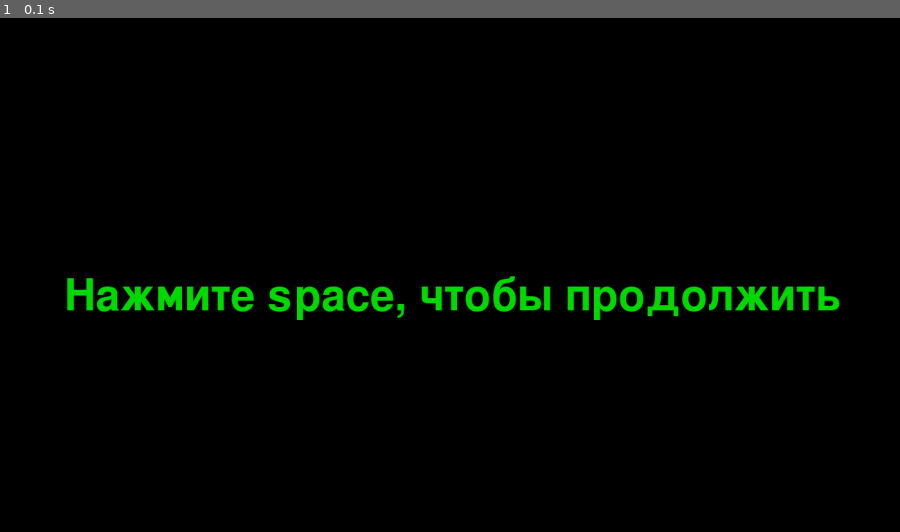
Above: before the commit, frame 1.
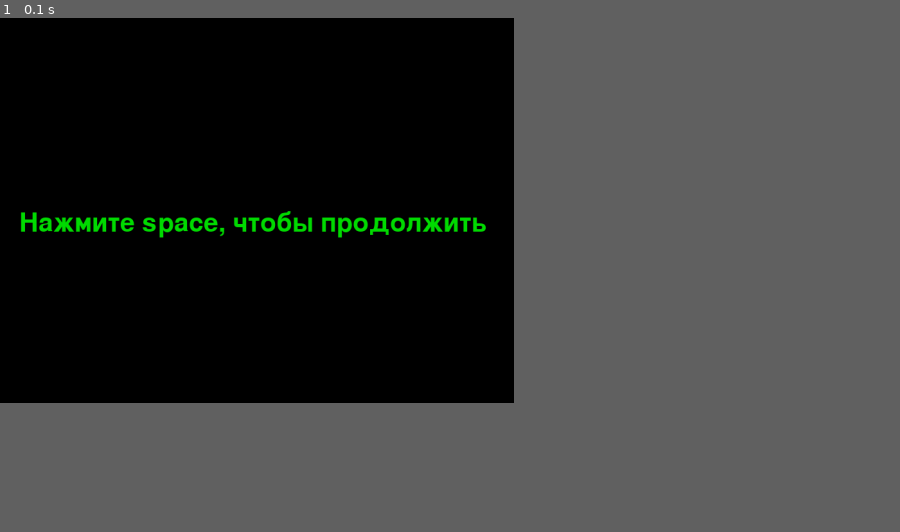
Above: after the commit, the same moment.

Repository: night0hunter/heroes_of_might_and_magic_pygame
Game: pygame game, started from menu.py
Two runs of this game, one before a commit and one after it. Both use one fixed random seed, a clock stepped at 60 frames per second and the inputs below.
Inputs:
- Up to frame 1 (0.1 s): no input
In our replay, the window is 900x514 before the commit and 514x385 after it. These sizes can differ from the game's own. Grey fills any space a smaller window leaves; there, only what the larger window draws over its background counts as a difference.

The runs differ from the first frame. In frame 1, 3.4% of the frame differs, in the area x 2-94%, y 37-59%.

Commit message:
function move_option added

Diff:
--- a/board.py
+++ b/board.py
@@ -1,6 +1,10 @@
 import pygame
+import sqlite3
+import math
 
 
+con = sqlite3.connect("units.db")
+cur = con.cursor()
 pygame.init()
 
 class Board:
@@ -16,33 +20,75 @@
             for j in range(8):
                 b.append(0)
             self.list_per.append(b)
+        # значения по умолчанию
         self.size_k = 50
         self.top = 50
         self.left = 50
 
+    # функция настройки
     def setting(self, left, top, size):
         self.left = left
         self.top = top
         self.size_k = size
 
+    # функция рисования поля
     def draw(self, color):
         for i in range(self.num):
             for j in range(self.num):
                 pygame.draw.rect(screen, pygame.Color(str(color)),
                                 (self.left + self.size_k * j, self.top + self.size_k * i,
                                  self.size_k, self.size_k), 1)
-    def move_option(self, coord_x, coord_y):
+
+    # функия получения координат клетки по типу [x, y] пример (0, 3)
+    def get_coords(self, coord_x, coord_y):
         x, y = coord_x, coord_y
         x -= self.left
         y -= self.top
         x = x // self.size_k
         y = y // self.size_k
-        return (x, y)
+        return [x, y]
+
+    def move_option(self, coord_x, coord_y, person):
+        result = cur.execute(f"""SELECT * FROM unit_stats""").fetchall()
+        result += 1
+        x, y = coord_x, coord_y
+        x -= self.left
+        y -= self.top
+        x = x // self.size_k
+        y = y // self.size_k
+        self.list_move = []
+        #обновление при каждом вызове, создание массива с координатами клеткок
+        for i in range(self.num):
+            b = []
+            for j in range(self.num):
+                b.append([i, j])
+            self.list_move.append(b)
+        #перестройка массива с координат на True or False, где True = может дойти, а False = не может
+        for i in range(self.num):
+            for j in range(self.num):
+                self.list_move[i][j] = True
+                if x >= j:
+                    if y >= i and result <= x - j + y - i:
+                        self.list_move[i][j] = False
+                    elif y < i and result <= x - j + i - y:
+                        self.list_move[i][j] = False
+                else:
+                    if y >= i and result <= j - x + y - i:
+                        self.list_move[i][j] = False
+                    elif y < i and result <= j - x + i - y:
+                        self.list_move[i][j] = False
+        return self.list_move
+
     def in_board(self, coord_x, coord_y):
         if self.left <= coord_x <= self.left + self.size_k * self.num:
             if self.top <= coord_y <= self.top + self.size_k * self.num:
                 return True
         return False
+
+    def p_list_per(self):
+        for i in self.list_per:
+            print(i)
+        print('')
 
 size = 800, 600
 screen = pygame.display.set_mode(size)
@@ -50,19 +96,23 @@
 a = Board(size[0], size[1], 8)
 a.setting(10, 10, 50)
 a.draw("white")
+person = "Крестьянин"
 running = True
 while running:
     for event in pygame.event.get():
         if event.type == pygame.QUIT:
             running = False
-        if event.type == pygame.KEYDOWN:
-            if pygame.key.key_code("space") == pygame.K_SPACE:
-                print("hello")
+        if event.type == pygame.KEYDOWN and event.key == pygame.K_SPACE:
+            a.p_list_per()
         if event.type == pygame.MOUSEBUTTONDOWN:
             if a.in_board(event.pos[0], event.pos[1]):
-                pass
+                #get_click(event.pos[0], event.pos[1])
+                for i in a.move_option(event.pos[0], event.pos[1], person):
+                    print(i)
+                print(' ')
 
 
     pygame.display.flip()
 
 pygame.quit()
+con.close()
--- a/menu.py
+++ b/menu.py
@@ -3,12 +3,12 @@
 
 if __name__ == '__main__':
     pygame.init()
-    size = width, height = 1400, 800
+    size = width, height = 800, 600
     screen = pygame.display.set_mode(size)
     running = True
-    font = pygame.font.Font(None, 100)
-    text_x = 100
-    text_y = 400
+    font = pygame.font.Font(None, 60)
+    text_x = 30
+    text_y = 300
     while running:
         for event in pygame.event.get():
             if event.type == pygame.QUIT:
Binary file changed: units.db
